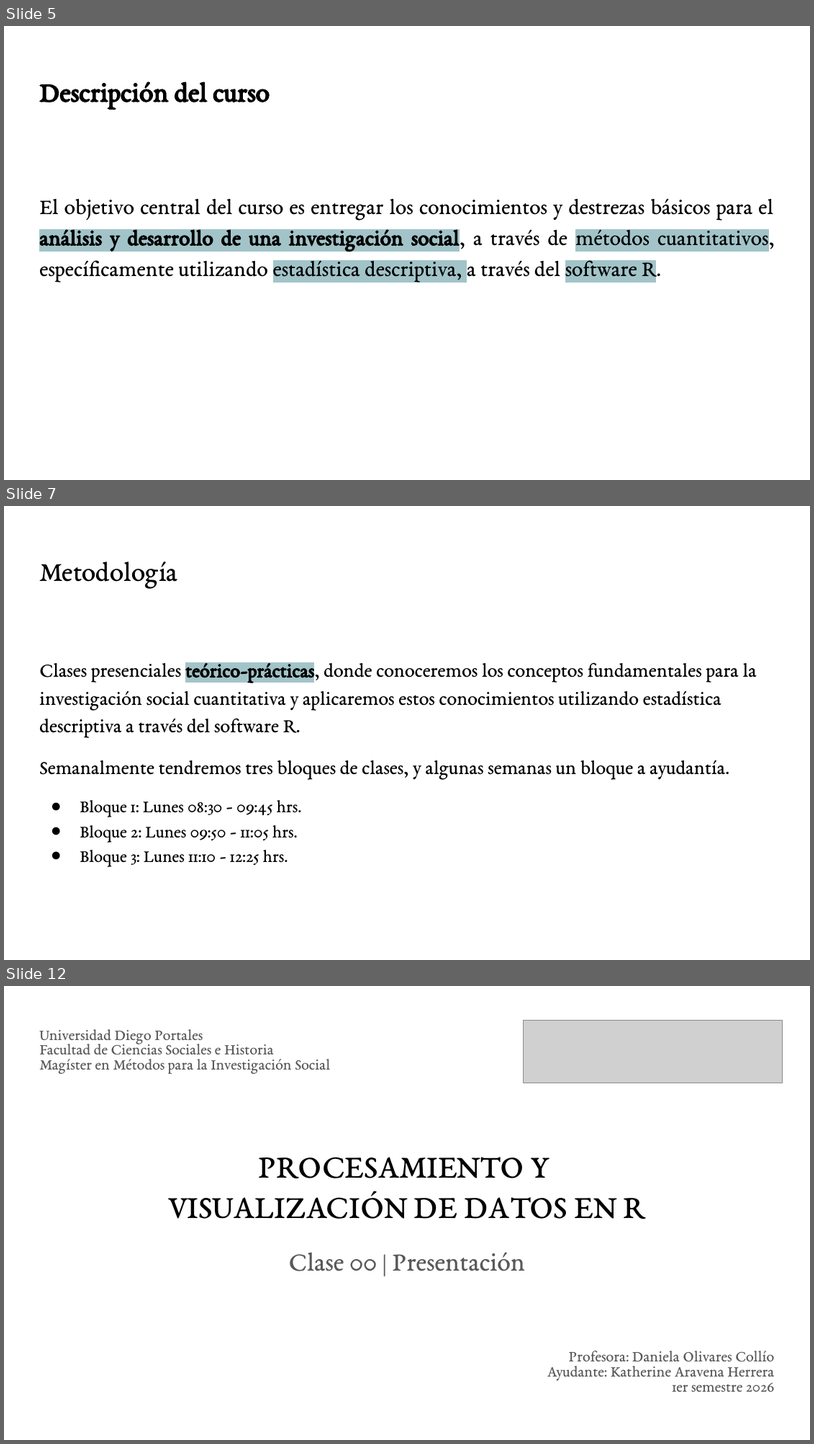
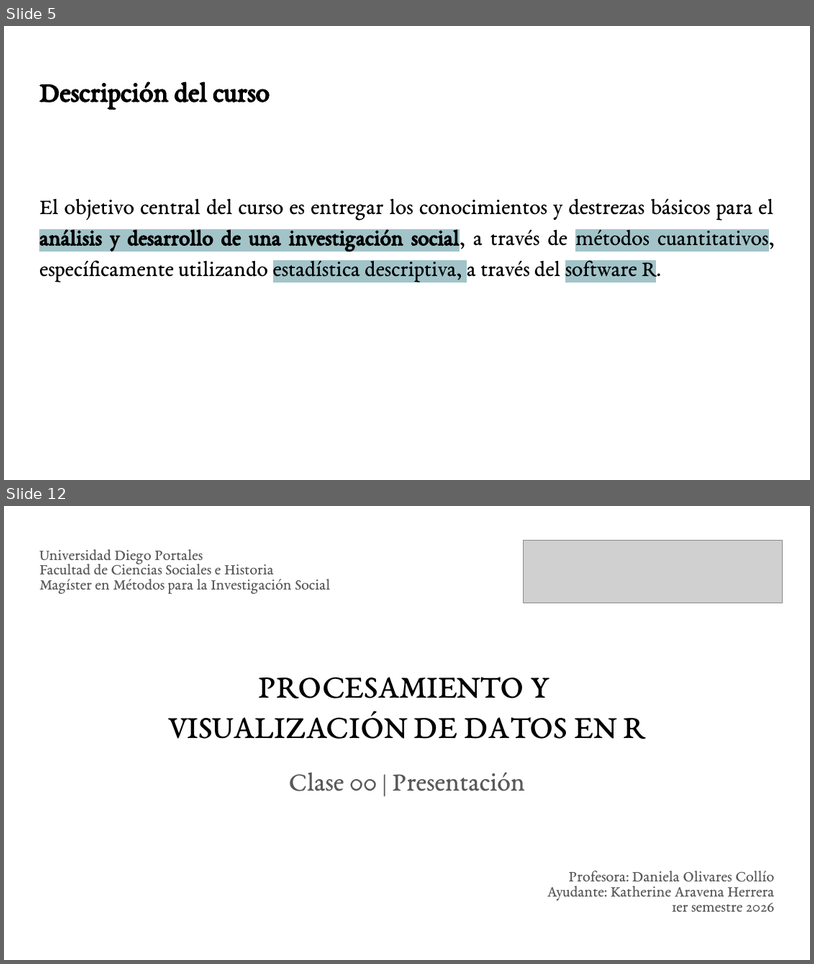
Before and after one commit to KAravena/udp-magister-visualizacion-datos-r, a slide deck: clases/clase_00/clase_00.pptx. Shown one above the other, each under a label of ours: slides 5, 7 and 12 before the commit, slides 5 and 12 after it; the slides between them are not shown. The pictures are 814x1444 and 814x964 pixels, drawn with LibreOffice and Linux fonts; fonts in the diff are those of the drawing; grey boxes stand for pictures. Boxes give left, top, right and bottom in pixels: in the first picture for what was removed or moved away, otherwise in the second. Text is boxed around its words. In the diff, an @@ line names an element or a change of style, - is before the commit and + after.

```diff
--- a/clases/clase_00/clase_00.pptx
+++ b/clases/clase_00/clase_00.pptx
@@ slide 7 removed at (4,506,810,960), background #FFFFFF @@
@@ title removed at (39,561,178,589) @@
-Metodología
@@ text removed at (39,662,757,867) @@
-Clases presenciales teórico-prácticas, donde conoceremos los conceptos fundamentales para la investigación social cuantitativa y aplicaremos estos conocimientos utilizando estadística descriptiva a través del software R.
-Semanalmente tendremos tres bloques de clases, y algunas semanas un bloque a ayudantía.
-● Bloque 1: Lunes 08:30 - 09:45 hrs.
-● Bloque 2: Lunes 09:50 - 11:05 hrs.
-● Bloque 3: Lunes 11:10 - 12:25 hrs.
```
Also in this commit, not shown: 4 slides changed, 2 slides added, 1 other slide removed, 37 other files.
